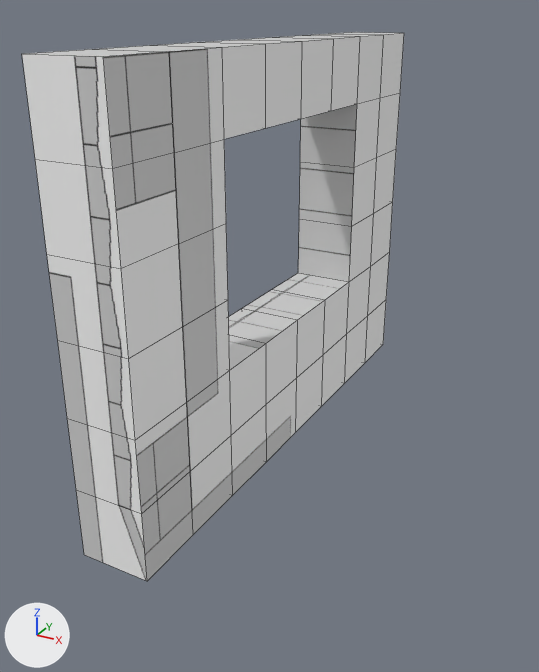
The Blender file resources/objects/building_parts/buildings.blend: old version first, new version second.
One viewpoint serves both versions: a camera (50 mm lens) standing at (10.52, -12.11, 11.8) and looking at (0.88, 5.41, 3.04). Every picture has the same lights, and +X, +Y and +Z are marked at lower left. Mesh edges are drawn as thin lines.

Script lines for the objects in view, before the commit:
```python
me_cube_004 = bpy.data.meshes.new('Cube.004')
me_cube_004.from_pydata(...)  # 114 vertices, 114 faces; spans x -1.0..1.0, y -1.0..15.0, z -1.0..11.0
me_cube_004.materials.append(mat_material_002)  # picture img_wall_loading_area_png
ob_wall_loading_area = bpy.data.objects.new('wall_loading_area', me_cube_004)
ob_wall_loading_area.location = (0.0, 0.0, 0.0)
```
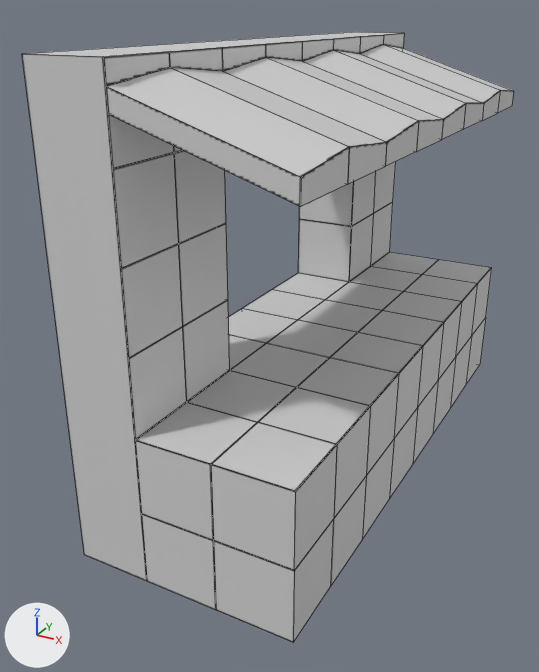
Changed parts and their boxes (x1, y1, x2, y2) in the pictures (539 x 672 px):
'wall_loading_area', reshaped (29% wider, 11% taller): before (22, 32, 404, 581); after (22, 32, 514, 642)
part 1 of me_cube_004, built on: before (22, 32, 404, 581); after (22, 32, 514, 642)
part 2 of me_cube_004, surface changed: (113, 150, 395, 440) in both

The change, as a diff of the scene's bpy script:
```diff
--- a/resources/objects/building_parts/buildings.blend.py
+++ b/resources/objects/building_parts/buildings.blend.py
@@ me_cube_004 @@
 # used by ob_wall_loading_area; location = (0.0, 0.0, 0.0)
-me_cube_004.from_pydata(...)  # 114 vertices, 114 faces; spans x -1.0..1.0, y -1.0..15.0, z -1.0..11.0
+me_cube_004.from_pydata(...)  # 176 vertices, 148 faces; spans x -1.0..5.0, y -1.0..15.0, z -1.0..11.0
+# me_cube_004 part 1
+# 9 vertices are removed from x 1.0, y 1.0..13.0, z -1.0..1.0
+# 48 faces are deleted
+# 5 vertices in x 1.0, y 3.0..11.0, z 1.0 move by (2.0, 0.0, 2.0)
+# 13 new vertices lie (2.0, 0.0, 0.0) away from vertices in x 1.0, y -1.0..15.0, z -1.0..3.0
+# 9 new vertices lie (0.0, 0.0, 1.0) away from vertices in x 1.0, y -1.0..15.0, z 9.0
+# 9 new vertices lie (4.0, 0.0, -1.3) away from vertices in x 1.0, y -1.0..15.0, z 10.0
+# 8 new vertices lie (2.0, 0.0, 0.0) away from vertices in x 3.0, y -1.0..15.0, z -1.0..3.0
+# 7 new vertices lie (0.0, 0.0, -2.0) away from vertices in x 5.0, y 1.0..13.0, z 3.0
+# 7 new vertices lie (0.0, 0.0, -2.0) away from vertices in x 5.0, y 1.0..13.0, z 1.0
+# 7 new vertices lie (0.0, 0.0, 0.5) away from vertices in x 1.0..5.0, y -1.0..15.0, z 8.7..10.0
+# 5 new vertices lie (0.0, -2.0, 0.2) away from vertices in x 1.0..5.0, y 3.0..15.0, z 9.2..10.5
+# 6 new vertices lie (-4.0, 0.0, 1.3) away from vertices in x 5.0, y 1.0..11.0, z 9.2..9.4
+# 82 new faces join them
+# me_cube_004 part 2: 66 kept faces spanning x -1.0..3.0, y -1.0..15.0, z -1.0..11.0 get new texture (UV) coordinates
 me_cube_004.materials.append(mat_material_002)
```
